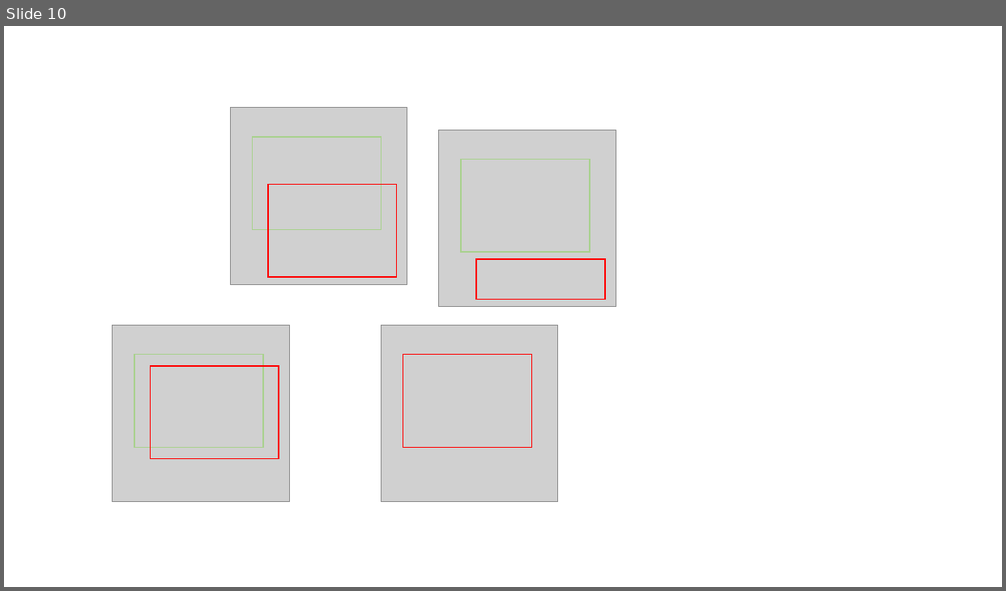
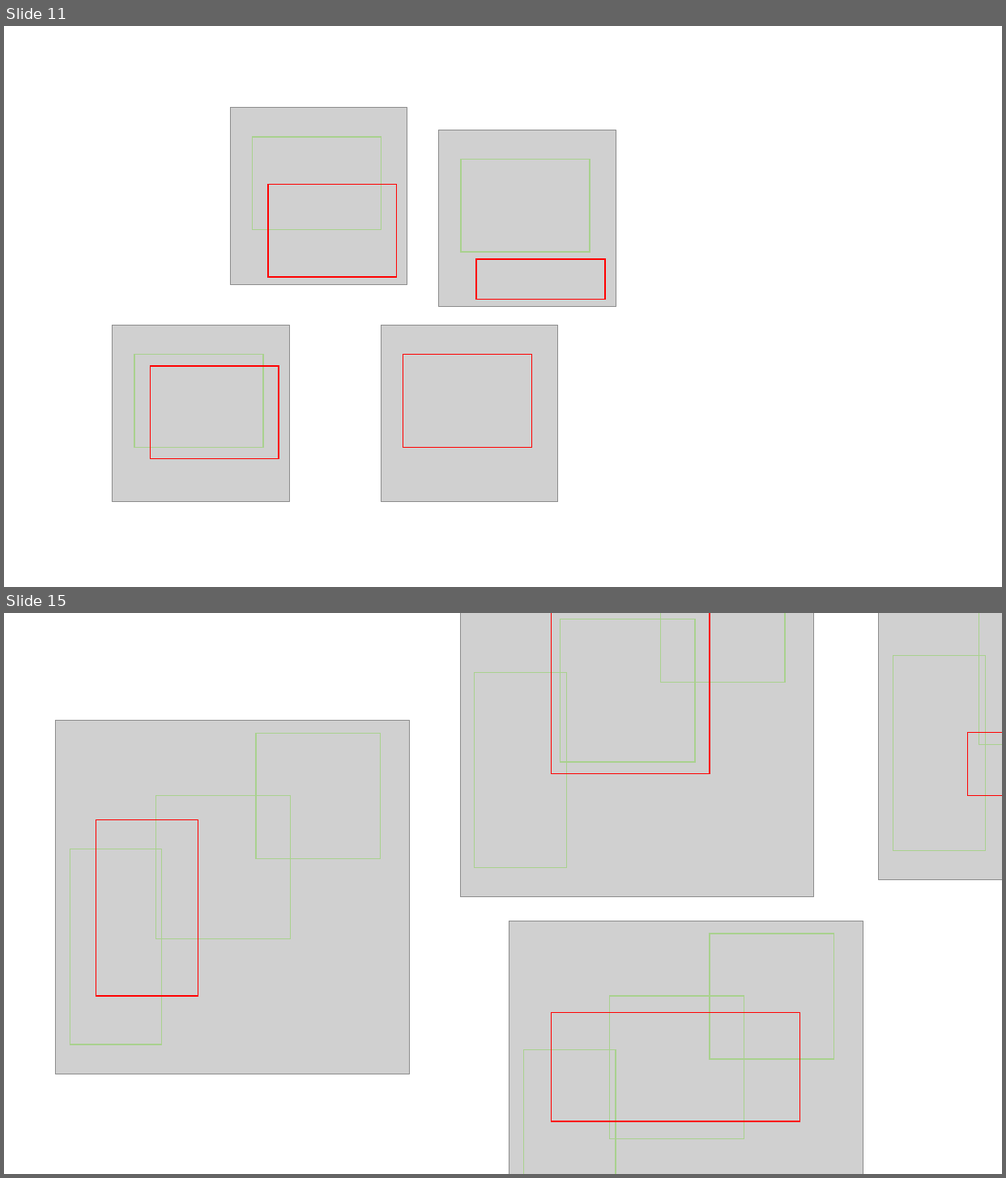
Before and after one commit to lizuoyue/ETH-Thesis, a slide deck: ThesisLaTeX/fig.pptx. Shown one above the other, each under a label of ours: slide 10 before the commit, slides 11 and 15 after it; the slides between them are not shown. The pictures are 1006x591 and 1006x1178 pixels, drawn with LibreOffice and Linux fonts; fonts in the diff are those of the drawing; grey boxes stand for pictures. Boxes give left, top, right and bottom in pixels: in the first picture for what was removed or moved away, otherwise in the second. Text is boxed around its words. In the diff, an @@ line names an element or a change of style, - is before the commit and + after.

```diff
--- a/ThesisLaTeX/fig.pptx
+++ b/ThesisLaTeX/fig.pptx
@@ slide 15 added at (4,613,1002,1174), background #FFFFFF @@
@@ picture added at (460,613,813,897) @@
@@ rectangle added at (552,613,710,774), outline #FF0000 1 pt @@
@@ rectangle added at (560,619,695,762), outline #A9D18E 1 pt @@
@@ rectangle added at (661,613,785,683), outline #A9D18E 1 pt @@
@@ picture added at (879,613,1002,879) @@
@@ rectangle added at (979,613,1002,745), outline #A9D18E 1 pt @@
@@ rectangle added at (893,656,986,851), outline #A9D18E 1 pt @@
@@ rectangle added at (475,673,567,868), outline #A9D18E 1 pt @@
@@ picture added at (56,721,409,1074) @@
@@ rectangle added at (256,734,380,859), outline #A9D18E 1 pt @@
@@ rectangle added at (968,733,1002,796), outline #FF0000 1 pt @@
@@ rectangle added at (156,796,291,939), outline #A9D18E 1 pt @@
@@ rectangle added at (96,820,198,996), outline #FF0000 1 pt @@
@@ rectangle added at (70,850,162,1045), outline #A9D18E 1 pt @@
@@ picture added at (509,921,863,1174) @@
@@ rectangle added at (710,934,834,1060), outline #A9D18E 1 pt @@
@@ rectangle added at (610,996,744,1139), outline #A9D18E 1 pt @@
@@ rectangle added at (552,1013,799,1122), outline #FF0000 1 pt @@
@@ rectangle added at (523,1050,616,1174), outline #A9D18E 1 pt @@
@@ what was slide 10 is now slide 11 @@
```
Also in this commit, not shown: 1 slide changed, 6 other slides added, 37 other files.
